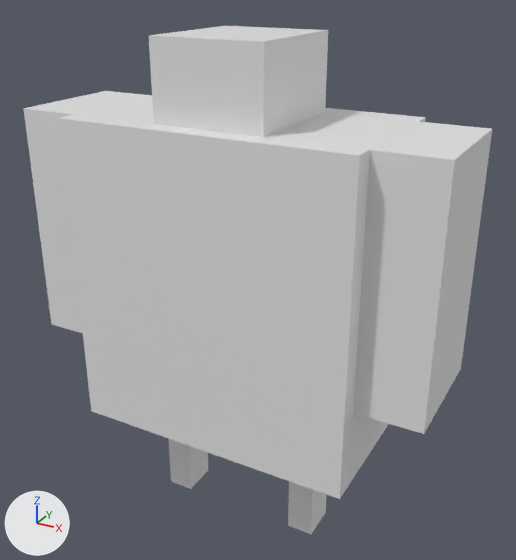
Before and after pictures for a commit that changed the glTF model public/assets/models/robot1.gltf.
Rendered twice from a camera (50 mm lens) standing at (1.164, -1.921, 1.968) and looking at (0.043, 0.119, 0.949). The axes (+X, +Y, +Z) are drawn at lower left. The lights are the same throughout. Where no turn or scale is listed for an object, it has been applied to the vertices.

Script lines for the objects in view, before the commit:
```python
ob_cube_arm = bpy.data.objects.new('cube_arm', me_cube_005)
ob_cube_arm.location = (-0.576, 0.073, 1.112)
ob_cube_arm2 = bpy.data.objects.new('cube_arm2', me_cube_004)
ob_cube_arm2.location = (0.597, 0.073, 1.112)
ob_cube_body = bpy.data.objects.new('cube_body', me_cube_001)
ob_cube_body.location = (0.012, 0.073, 0.972)
ob_cube_leg = bpy.data.objects.new('cube_leg', me_cube)
ob_cube_leg.location = (0.165, 0.073, 0.963)
ob_cube_leg2 = bpy.data.objects.new('cube_leg2', me_cube_003)
ob_cube_leg2.location = (-0.379, 0.073, 0.969)
ob_cuibe_head = bpy.data.objects.new('cuibe_head', me_cube_006)
ob_cuibe_head.location = (0.012, 0.073, 1.644)
```
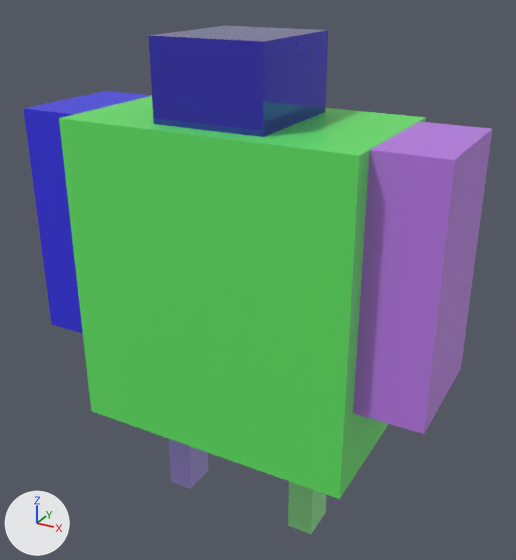
The change, as a list of edits to the scene's bpy script:
```text
Change mat_material:
    mat_material.base_color: (0.8, 0.8, 0.8) -> (0.295, 0.8, 0.3)  # white #e7e7e7 -> green #94e795
Change mat_material_001:
    mat_material_001.base_color: (0.8, 0.8, 0.8) -> (0.127, 0.8, 0.133)  # white #e7e7e7 -> green #64e766
Change mat_material_003:
    mat_material_003.base_color: (0.8, 0.8, 0.8) -> (0.401, 0.315, 0.8)  # white #e7e7e7 -> blue #aa98e7
Change mat_material_004:
    mat_material_004.base_color: (0.8, 0.8, 0.8) -> (0.494, 0.195, 0.8)  # white #e7e7e7 -> purple #bb7ae7
Change mat_material_005:
    mat_material_005.base_color: (0.8, 0.8, 0.8) -> (0.0338, 0.0286, 0.8)  # white #e7e7e7 -> blue #342fe7
Change mat_material_006:
    mat_material_006.base_color: (0.8, 0.8, 0.8) -> (0.0905, 0.0802, 0.8)  # white #e7e7e7 -> blue #5550e7
    mat_material_006.metallic: 0.0 -> 0.818
```

Boxes (x1, y1, x2, y2) around the edits, measured in the pictures (516 x 560 px):
'cube_body', recoloured (white to green): (59, 96, 426, 499) in both
'cube_arm2', recoloured (white to purple): (353, 122, 492, 434) in both
'cuibe_head', recoloured, surface changed (white to blue): (149, 26, 328, 137) in both
'cube_arm', recoloured (white to blue): (23, 91, 152, 334) in both
'cube_leg', recoloured (white to green): (288, 481, 326, 534) in both
'cube_leg2', recoloured (white to blue): (169, 439, 208, 489) in both
